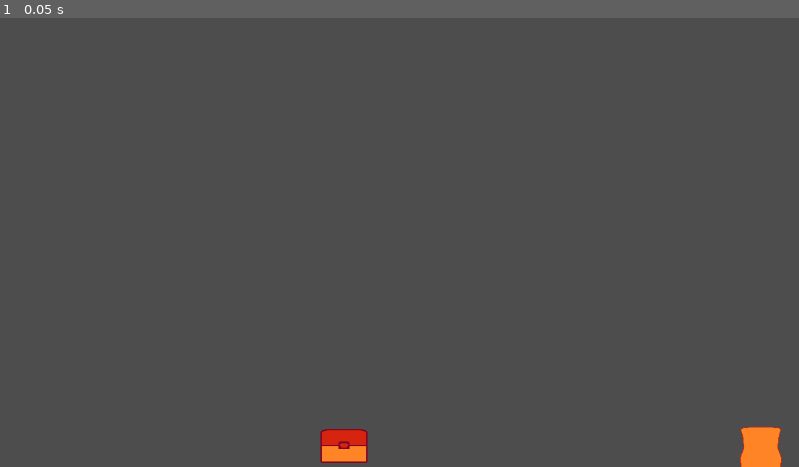
Above: before the commit, frame 1.
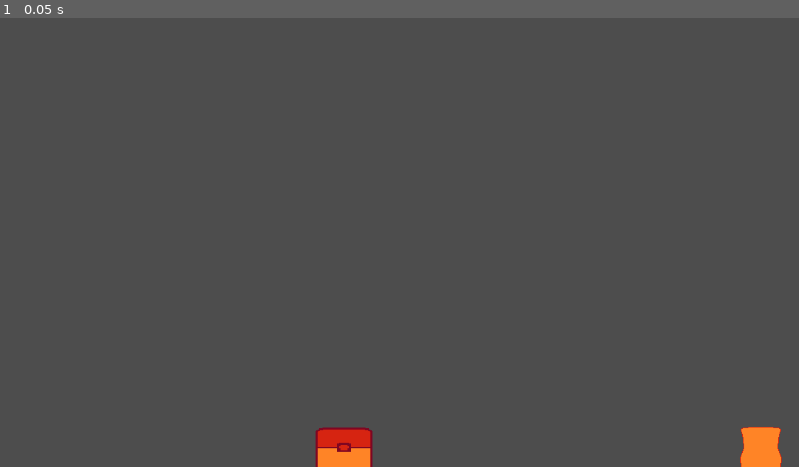
Above: after the commit, the same moment.

Repository: mathew-tran/Excavation
Game: Godot game, scene res://Scenes/Hub.tscn
Two runs of this game, one before a commit and one after it. Both use one fixed random seed, a clock stepped at 60 frames per second and the inputs below. This scene is started directly instead of the project's main scene.
Inputs:
- Up to frame 1 (0.05 s): no input

The runs differ from the first frame. In frame 1, 0.3% of the frame differs, in the area x 39-47%, y 91-100%.

Commit message:
transfer items to global chest

Diff:
--- a/Prefabs/GlobalChest.tscn
+++ b/Prefabs/GlobalChest.tscn
@@ -1,6 +1,49 @@
 [gd_scene format=3 uid="uid://dverlmaw208ts"]
 
 [ext_resource type="Texture2D" uid="uid://bm5j5jme8qt8a" path="res://Art/Object/Chest.png" id="1_tamx6"]
+[ext_resource type="Script" uid="uid://bd1bj3tgo1t1i" path="res://Scripts/GlobalChest.gd" id="2_e048v"]
+
+[sub_resource type="Animation" id="Animation_tamx6"]
+length = 0.001
+tracks/0/type = "value"
+tracks/0/imported = false
+tracks/0/enabled = true
+tracks/0/path = NodePath(".:scale")
+tracks/0/interp = 1
+tracks/0/loop_wrap = true
+tracks/0/keys = {
+"times": PackedFloat32Array(0),
+"transitions": PackedFloat32Array(1),
+"update": 0,
+"values": [Vector2(1.2, 1.2)]
+}
+
+[sub_resource type="Animation" id="Animation_e048v"]
+resource_name = "gainItem"
+length = 0.4
+tracks/0/type = "value"
+tracks/0/imported = false
+tracks/0/enabled = true
+tracks/0/path = NodePath(".:scale")
+tracks/0/interp = 1
+tracks/0/loop_wrap = true
+tracks/0/keys = {
+"times": PackedFloat32Array(0, 0.29),
+"transitions": PackedFloat32Array(1, 1),
+"update": 0,
+"values": [Vector2(1.2, 1.2), Vector2(1, 1)]
+}
+
+[sub_resource type="AnimationLibrary" id="AnimationLibrary_wsxwh"]
+_data = {
+&"RESET": SubResource("Animation_tamx6"),
+&"gainItem": SubResource("Animation_e048v")
+}
 
 [node name="GlobalChest" type="Sprite2D" unique_id=584893735]
+scale = Vector2(1.2, 1.2)
 texture = ExtResource("1_tamx6")
+script = ExtResource("2_e048v")
+
+[node name="AnimationPlayer" type="AnimationPlayer" parent="." unique_id=1293247931]
+libraries/ = SubResource("AnimationLibrary_wsxwh")
--- a/Prefabs/PlayerSack.tscn
+++ b/Prefabs/PlayerSack.tscn
@@ -3,6 +3,46 @@
 [ext_resource type="Texture2D" uid="uid://6p1tlluathxu" path="res://Art/Object/PlayerSack.png" id="1_y5bvl"]
 [ext_resource type="Script" uid="uid://c5315c0cbntrb" path="res://Scripts/PlayerSack.gd" id="2_pcocy"]
 
+[sub_resource type="Animation" id="Animation_pcocy"]
+length = 0.001
+tracks/0/type = "value"
+tracks/0/imported = false
+tracks/0/enabled = true
+tracks/0/path = NodePath(".:scale")
+tracks/0/interp = 1
+tracks/0/loop_wrap = true
+tracks/0/keys = {
+"times": PackedFloat32Array(0),
+"transitions": PackedFloat32Array(1),
+"update": 0,
+"values": [Vector2(1, 1)]
+}
+
+[sub_resource type="Animation" id="Animation_57pka"]
+resource_name = "loseItem"
+length = 0.5
+tracks/0/type = "value"
+tracks/0/imported = false
+tracks/0/enabled = true
+tracks/0/path = NodePath(".:scale")
+tracks/0/interp = 1
+tracks/0/loop_wrap = true
+tracks/0/keys = {
+"times": PackedFloat32Array(0, 0.19, 0.39),
+"transitions": PackedFloat32Array(1, 1, 1),
+"update": 0,
+"values": [Vector2(1, 1), Vector2(1.2, 1.2), Vector2(1, 1)]
+}
+
+[sub_resource type="AnimationLibrary" id="AnimationLibrary_qmyg2"]
+_data = {
+&"RESET": SubResource("Animation_pcocy"),
+&"loseItem": SubResource("Animation_57pka")
+}
+
 [node name="PlayerSack" type="Sprite2D" unique_id=1078546132]
 texture = ExtResource("1_y5bvl")
 script = ExtResource("2_pcocy")
+
+[node name="AnimationPlayer" type="AnimationPlayer" parent="." unique_id=576067709]
+libraries/ = SubResource("AnimationLibrary_qmyg2")
--- a/Scenes/Hub.tscn
+++ b/Scenes/Hub.tscn
@@ -15,8 +15,10 @@
 script = ExtResource("1_ye28g")
 metadata/_custom_type_script = "uid://qas6yr33y22i"
 
-[node name="GlobalChest" parent="." unique_id=584893735 instance=ExtResource("2_nqj8h")]
+[node name="GlobalChest" parent="." unique_id=584893735 groups=["GlobalChest"] instance=ExtResource("2_nqj8h")]
 position = Vector2(496, 602)
 
 [node name="PlayerSack" parent="." unique_id=1078546132 instance=ExtResource("3_shh0t")]
 position = Vector2(1097, 616)
+
+[node name="FXGroup" type="Node2D" parent="." unique_id=1516051695 groups=["FXGroup"]]
--- a/Scripts/Autoload/Finder.gd
+++ b/Scripts/Autoload/Finder.gd
@@ -4,7 +4,10 @@
 	return get_tree().get_nodes_in_group("MiningLayer")[0]
 
 func GetPlayer() -> Player:
-	return get_tree().get_nodes_in_group("Player")[0]
+	var result = get_tree().get_nodes_in_group("Player")
+	if result:
+		return result[0]
+	return null
 
 func GetCrosshair() -> CrossHair:
 	return get_tree().get_nodes_in_group("Crosshair")[0]
@@ -24,5 +27,8 @@
 func GetInventoryUI() -> InventoryUI:
 	return get_tree().get_nodes_in_group("InventoryUI")[0]
 
+func GetGlobalChest():
+	return get_tree().get_nodes_in_group("GlobalChest")[0]
+
 func GetInfoText() -> InfoText:
 	return get_tree().get_nodes_in_group("InfoText")[0]
--- /dev/null
+++ b/Scripts/GlobalChest.gd
@@ -0,0 +1,8 @@
+extends Sprite2D
+
+func _ready() -> void:
+	Finder.GetGlobalInventory().OnInventoryUpdate.connect(OnInventoryUpdate)
+
+func OnInventoryUpdate():
+	$AnimationPlayer.stop()
+	$AnimationPlayer.play("gainItem")
--- a/Scripts/ItemPickupArea.gd
+++ b/Scripts/ItemPickupArea.gd
@@ -4,4 +4,4 @@
 
 func _on_body_entered(body: Node2D) -> void:
 	if body is Pickup:
-		body.MoveTowardsPlayer()
+		body.MoveTowardsTarget()
--- a/Scripts/LocalInventory.gd
+++ b/Scripts/LocalInventory.gd
@@ -32,7 +32,10 @@
 
 			str += " " + item.ItemName + " "
 			str += "(" + str(Data[item.ItemID]) + ")"
-			Helper.SpawnText(str, Finder.GetPlayer().global_position)
+			var spawnTarget = Finder.GetPlayer()
+			if spawnTarget == null:
+				spawnTarget = Finder.GetGlobalChest()
+			Helper.SpawnText(str, spawnTarget.global_position)
 	OnInventoryUpdate.emit()
 	return str
 
--- a/Scripts/Pickup.gd
+++ b/Scripts/Pickup.gd
@@ -2,29 +2,36 @@
 
 class_name Pickup
 
-var bIsMovingTowardsPlayer = false
+var bIsMovingTowardsTarget = false
 @export var ItemType : ItemData
-
+var Target : Node2D
 func _ready() -> void:
 	if ItemType:
 		$Sprite2D.texture = ItemType.ItemImage
 		$AnimationPlayer.play("anim")
+	if Target == null:
+		if Finder.GetPlayer():
+			Target = Finder.GetPlayer()
 
-func MoveTowardsPlayer():
-	if bIsMovingTowardsPlayer:
+func MoveTowardsTarget():
+	if bIsMovingTowardsTarget:
 		return
-	bIsMovingTowardsPlayer = true
+	bIsMovingTowardsTarget = true
 	$AnimationPlayer.stop()
 	$CollisionShape2D.queue_free()
 
 func _process(delta: float) -> void:
-	if bIsMovingTowardsPlayer:
+	if bIsMovingTowardsTarget:
 		freeze = true
 
-		global_position = global_position.move_toward(Finder.GetPlayer().global_position, delta * 500)
-		if global_position.distance_to(Finder.GetPlayer().global_position) < 10:
-			Finder.GetPlayerInventory().AddItem(ItemType, 1, true)
+		global_position = global_position.move_toward(Target.global_position, delta * 500)
+		if global_position.distance_to(Target.global_position) < 10:
+			if Target is Player:
+				Finder.GetPlayerInventory().AddItem(ItemType, 1, true)
+			else:
+				Finder.GetGlobalInventory().AddItem(ItemType, 1, true)
 			queue_free()
+
 
 
 func _on_timer_timeout() -> void:
--- a/Scripts/PlayerSack.gd
+++ b/Scripts/PlayerSack.gd
@@ -1,10 +1,29 @@
 extends Sprite2D
 
 
+@onready var PickupClass = preload("res://Prefabs/Pickup.tscn")
+
 func _ready() -> void:
+	await get_tree().create_timer(.1).timeout
 	GiveItemsToGlobalChest()
 
 func GiveItemsToGlobalChest():
+	print("Give items to global chest")
 	var data = Finder.GetPlayerInventory().Data
+	var globalChest = Finder.GetGlobalChest()
 	for key in data.keys():
-		pass
+		var waitTime = .5
+		print(key)
+		var itemType = Helper.GetItemFromID(key)
+		for x in range(0, data[key]):
+			$AnimationPlayer.stop()
+			$AnimationPlayer.play("loseItem")
+			print("spawn")
+			var instance = PickupClass.instantiate() as Pickup
+			instance.ItemType = itemType
+			Finder.GetFXGroup().add_child(instance)
+			instance.Target = globalChest
+			instance.MoveTowardsTarget()
+			instance.global_position = global_position
+			await get_tree().create_timer(waitTime).timeout
+			waitTime *= .75
Not shown, added: Scripts/GlobalChest.gd.uid
